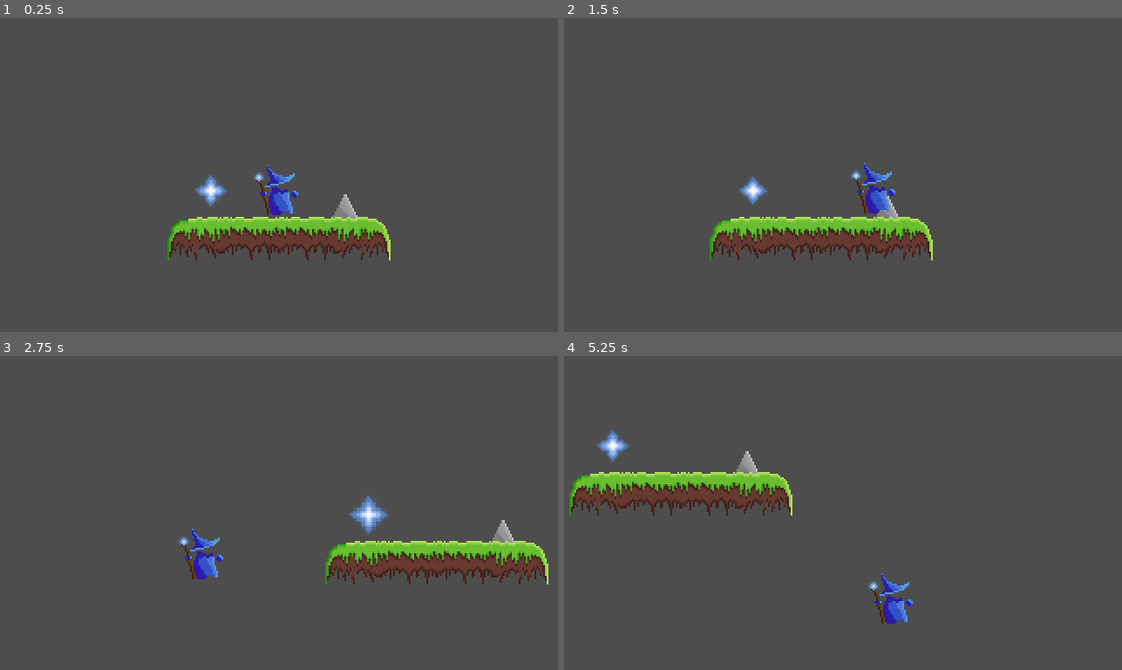
Above: before the commit, frames 1-4 (two rows, left to right).
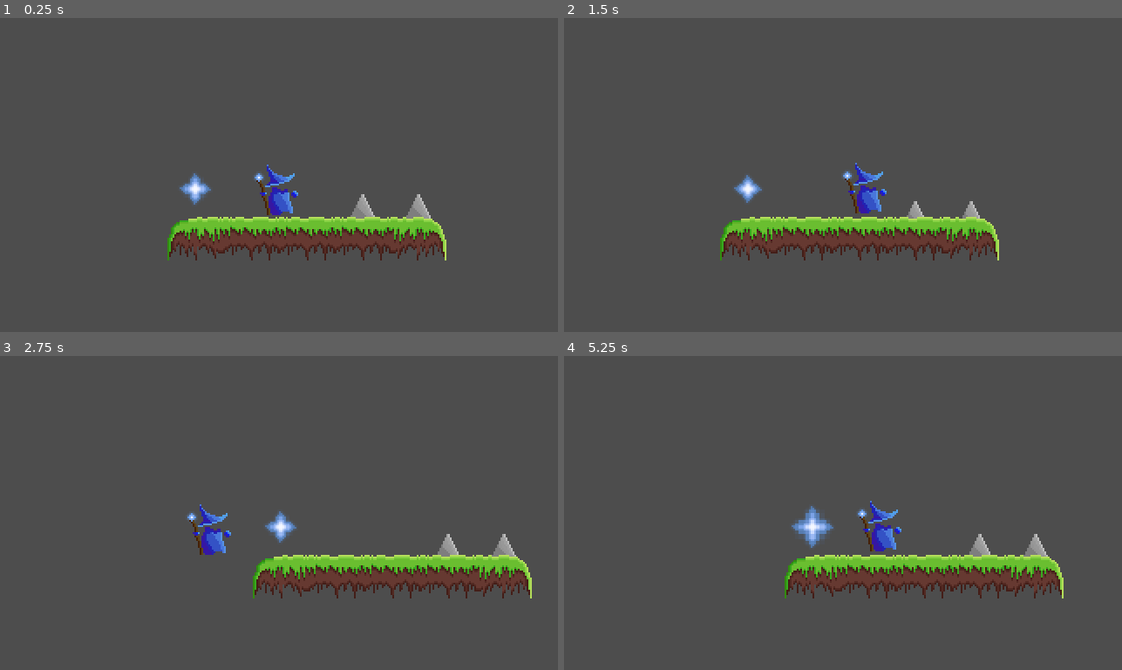
Above: after the commit, the same moments.

Repository: morganlabs-college/barrys-adventure
Game: Godot game, scene res://levels/main.tscn
The game is run twice, just before and just after one commit, with the same random seed, the same clock (stepped at 60 frames per second) and the same inputs.
Inputs:
- Up to frame 1 (0.25 s): no input
- Up to frame 2 (1.5 s): hold Shift (Sprint) 0.53-1.28 s; hold Right (Right) from 0.53 s (still down); tap Space (Jump) at 0.77 s; tap Shift (Sprint) at 1.35 s
- Up to frame 3 (2.75 s): tap Space (Jump) at 1.52 s; release Right (Right) at 2.03 s; hold Left (Left) from 2.03 s (still down); hold Shift (Sprint) from 2.03 s (still down)
- Up to frame 4 (5.25 s): release Left (Left) at 2.78 s; release Shift (Sprint) at 2.78 s; hold Right (Right) 2.78-4.28 s; tap Shift (Sprint) at 2.85, 4.35 s; tap Space (Jump) at 3.02, 3.77, 4.52 s; hold Shift (Sprint) 3.53-4.28 s; hold Left (Left) 4.28-5.03 s; hold Right (Right) from 5.03 s (still down); hold Shift (Sprint) from 5.03 s (still down)

The runs differ from the first frame. In frame 1, 2.5% of the frame differs, in the area x 32-80%, y 49-78%; in frame 2, 4.5%; in frame 3, 8.5%; in frame 4, 11%, in the area x 0-90%, y 23-86%.

Commit message:
optimise: use killzones and items on TileMapLayers
This ensures that these items are stuck to the grid of the game instead of randomly floating on the grid.

Diff:
--- a/src/components/spike/spike.tscn
+++ b/src/components/spike/spike.tscn
@@ -52,7 +52,7 @@
 [node name="Spike" type="Node2D"]
 
 [node name="AnimatedSprite2D" type="AnimatedSprite2D" parent="."]
-position = Vector2(0, -16)
+position = Vector2(0, 1)
 sprite_frames = SubResource("SpriteFrames_ho0nm")
 autoplay = "default"
 frame = 4
@@ -63,5 +63,5 @@
 collision_mask = 2
 
 [node name="CollisionShape2D" type="CollisionShape2D" parent="Killzone"]
-position = Vector2(0, -7)
+position = Vector2(0, 11)
 shape = SubResource("CircleShape2D_7wiay")
--- a/src/levels/main.tscn
+++ b/src/levels/main.tscn
@@ -1,10 +1,18 @@
-[gd_scene load_steps=9 format=3 uid="uid://cq8rdtnkftcof"]
+[gd_scene load_steps=11 format=3 uid="uid://cq8rdtnkftcof"]
 
 [ext_resource type="PackedScene" uid="uid://b7qnu5d6ca3rh" path="res://components/player/player.tscn" id="1_jf0et"]
 [ext_resource type="Texture2D" uid="uid://bmtev2k1iday6" path="res://assets/test.png" id="2_rhx5p"]
 [ext_resource type="PackedScene" uid="uid://7xa41tvutwyc" path="res://components/killzone/killzone.tscn" id="3_geksk"]
 [ext_resource type="PackedScene" uid="uid://iwxcjne1wtr3" path="res://components/spike/spike.tscn" id="4_ksgt5"]
 [ext_resource type="PackedScene" uid="uid://bbecv4dgb47g1" path="res://components/mana/mana.tscn" id="5_nsl1p"]
+
+[sub_resource type="TileSetScenesCollectionSource" id="TileSetScenesCollectionSource_mkwwv"]
+resource_name = "Items"
+scenes/1/scene = ExtResource("5_nsl1p")
+
+[sub_resource type="TileSetScenesCollectionSource" id="TileSetScenesCollectionSource_5hkd0"]
+resource_name = "Killzones"
+scenes/1/scene = ExtResource("4_ksgt5")
 
 [sub_resource type="TileSetAtlasSource" id="TileSetAtlasSource_2tb63"]
 texture = ExtResource("2_rhx5p")
@@ -20,14 +28,13 @@
 tile_size = Vector2i(32, 32)
 physics_layer_0/collision_layer = 1
 sources/3 = SubResource("TileSetAtlasSource_2tb63")
+sources/0 = SubResource("TileSetScenesCollectionSource_mkwwv")
+sources/1 = SubResource("TileSetScenesCollectionSource_5hkd0")
 tile_proxies/coords_level = [[0, Vector2i(0, 0)], [3, Vector2i(0, 0)], [1, Vector2i(0, 0)], [3, Vector2i(1, 0)], [2, Vector2i(0, 0)], [3, Vector2i(2, 0)]]
 
 [sub_resource type="WorldBoundaryShape2D" id="WorldBoundaryShape2D_dpo37"]
 
 [node name="Node2D" type="Node2D"]
-
-[node name="Spike" parent="." instance=ExtResource("4_ksgt5")]
-position = Vector2(38, 33)
 
 [node name="Player" parent="." instance=ExtResource("1_jf0et")]
 position = Vector2(0, 8)
@@ -39,8 +46,19 @@
 [node name="Environment" type="Node2D" parent="."]
 
 [node name="Ground" type="TileMapLayer" parent="Environment"]
+z_index = 1
 use_parent_material = true
-tile_map_data = PackedByteArray(0, 0, 254, 255, 1, 0, 3, 0, 0, 0, 0, 0, 0, 0, 255, 255, 1, 0, 3, 0, 2, 0, 0, 0, 0, 0, 0, 0, 1, 0, 3, 0, 2, 0, 0, 0, 0, 0, 1, 0, 1, 0, 3, 0, 1, 0, 0, 0, 0, 0)
+tile_map_data = PackedByteArray(0, 0, 254, 255, 1, 0, 3, 0, 0, 0, 0, 0, 0, 0, 255, 255, 1, 0, 3, 0, 2, 0, 0, 0, 0, 0, 0, 0, 1, 0, 3, 0, 2, 0, 0, 0, 0, 0, 2, 0, 1, 0, 3, 0, 1, 0, 0, 0, 0, 0, 1, 0, 1, 0, 3, 0, 2, 0, 0, 0, 0, 0)
+tile_set = SubResource("TileSet_u5ga4")
+
+[node name="Killzones" type="TileMapLayer" parent="Environment"]
+use_parent_material = true
+tile_map_data = PackedByteArray(0, 0, 1, 0, 0, 0, 1, 0, 0, 0, 0, 0, 1, 0, 2, 0, 0, 0, 1, 0, 0, 0, 0, 0, 1, 0)
+tile_set = SubResource("TileSet_u5ga4")
+
+[node name="Items" type="TileMapLayer" parent="Environment"]
+use_parent_material = true
+tile_map_data = PackedByteArray(0, 0, 254, 255, 0, 0, 0, 0, 0, 0, 0, 0, 1, 0)
 tile_set = SubResource("TileSet_u5ga4")
 
 [node name="Killzone" parent="Environment" instance=ExtResource("3_geksk")]
@@ -48,6 +66,3 @@
 
 [node name="CollisionShape2D" type="CollisionShape2D" parent="Environment/Killzone"]
 shape = SubResource("WorldBoundaryShape2D_dpo37")
-
-[node name="Mana" parent="." instance=ExtResource("5_nsl1p")]
-position = Vector2(-39, 17)
